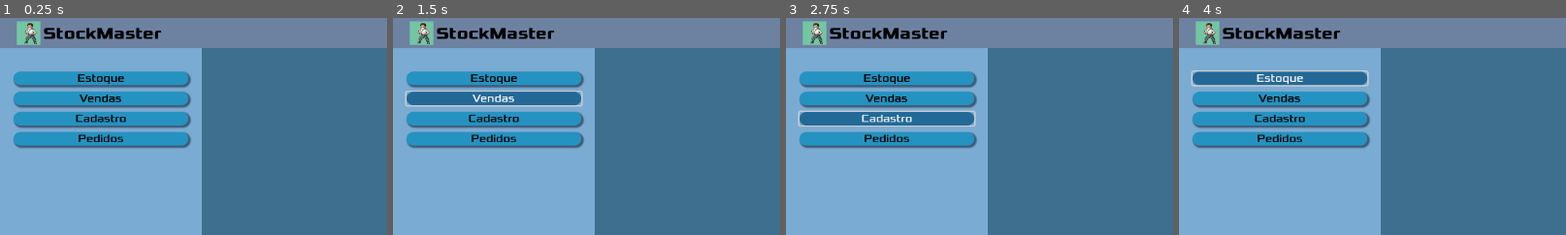
Above: before the commit, frames 1-4 (left to right).
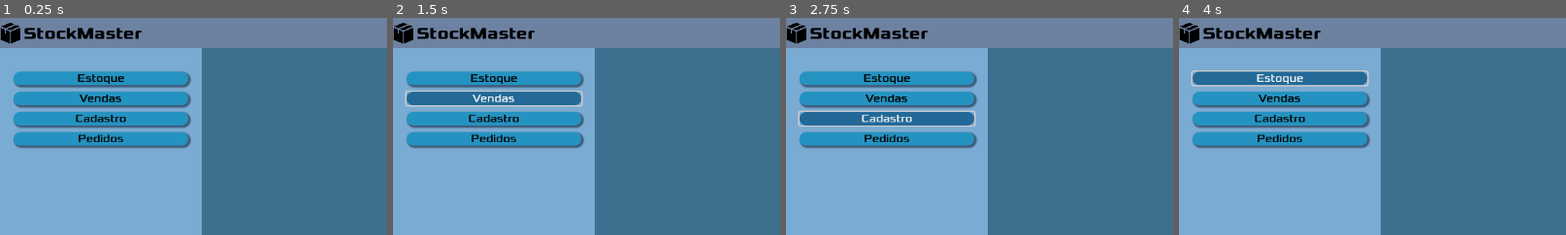
Above: after the commit, the same moments.

Repository: Jeday03/Sistema-De-Inventario-Modeladgem-De-Sistemas
Game: Godot game, scene res://Scenes/DefaultPage.tscn
The game is run twice, just before and just after one commit, with the same random seed, the same clock (stepped at 60 frames per second) and the same inputs. This scene is started directly instead of the project's main scene.
Inputs:
- Up to frame 1 (0.25 s): no input
- Up to frame 2 (1.5 s): click "Estoque" at 0.5 s; click "Vendas" at 1.25 s
- Up to frame 3 (2.75 s): click "Cadastro" at 2 s
- Up to frame 4 (4 s): click "Pedidos" at 2.75 s; click "Estoque" at 3.5 s
The pictures show only the part of the screen within x 0-50%, y 0-50%; the shares and areas given below are measured in that part.

The runs differ from the first frame. In frame 1, 1.9% of the frame differs, in the area x 0-42%, y 1-13%; in frame 2, 1.9%; in frame 3, 1.9%; in frame 4, 1.9%.

Commit message:
colcoca um icon  e mais outros na place holder

Diff:
--- a/stockmastergodot2/Scenes/DefaultPage.tscn
+++ b/stockmastergodot2/Scenes/DefaultPage.tscn
@@ -1,8 +1,8 @@
 [gd_scene load_steps=4 format=3 uid="uid://cpp10fh3liriv"]
 
 [ext_resource type="Theme" uid="uid://bqh2iuipvdjx" path="res://Themes/TemaNovo.tres" id="1_7tra1"]
-[ext_resource type="Texture2D" uid="uid://jk0exjrfod4x" path="res://PlaceHolders/salim.png" id="2_bkq7m"]
 [ext_resource type="Theme" uid="uid://dormmmutv1axg" path="res://Themes/Logout.tres" id="2_hxsfm"]
+[ext_resource type="Texture2D" uid="uid://brasb8hl1oykc" path="res://PlaceHolders/box.png" id="2_mcygh"]
 
 [node name="DefaultPage" type="Control"]
 layout_mode = 3
@@ -26,16 +26,15 @@
 anchors_preset = 4
 anchor_top = 0.5
 anchor_bottom = 0.5
-offset_left = 25.0
-offset_top = -17.5
-offset_right = 240.0
-offset_bottom = 17.5
+offset_top = -15.5
+offset_right = 215.0
+offset_bottom = 15.5
 grow_vertical = 2
 theme = ExtResource("1_7tra1")
 
 [node name="TextureRect" type="TextureRect" parent="Header/HBoxContainer"]
 layout_mode = 2
-texture = ExtResource("2_bkq7m")
+texture = ExtResource("2_mcygh")
 expand_mode = 2
 
 [node name="Label" type="Label" parent="Header/HBoxContainer"]
Binary file added: stockmastergodot2/PlaceHolders/box.png
Not shown, added: stockmastergodot2/PlaceHolders/box.png.import
Binary file added: stockmastergodot2/PlaceHolders/divisa-para-baixo.png
Binary file added: stockmastergodot2/PlaceHolders/do-utilizador.png
Binary file added: stockmastergodot2/PlaceHolders/sair.png
Binary file added: stockmastergodot2/PlaceHolders/trash.png
Binary file added: stockmastergodot2/PlaceHolders/verificar.png
